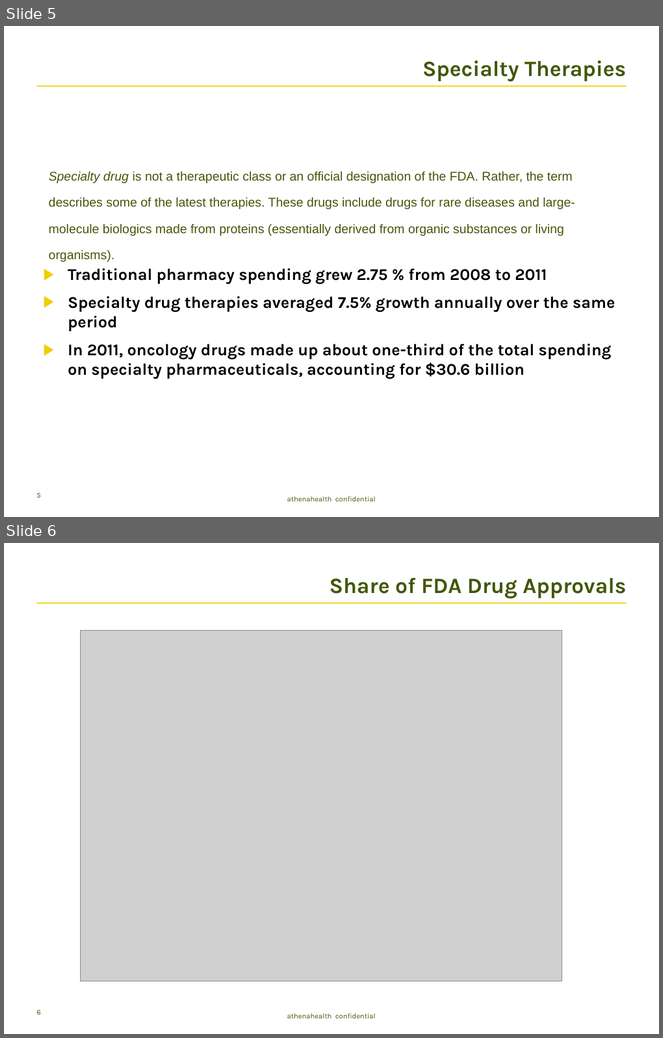
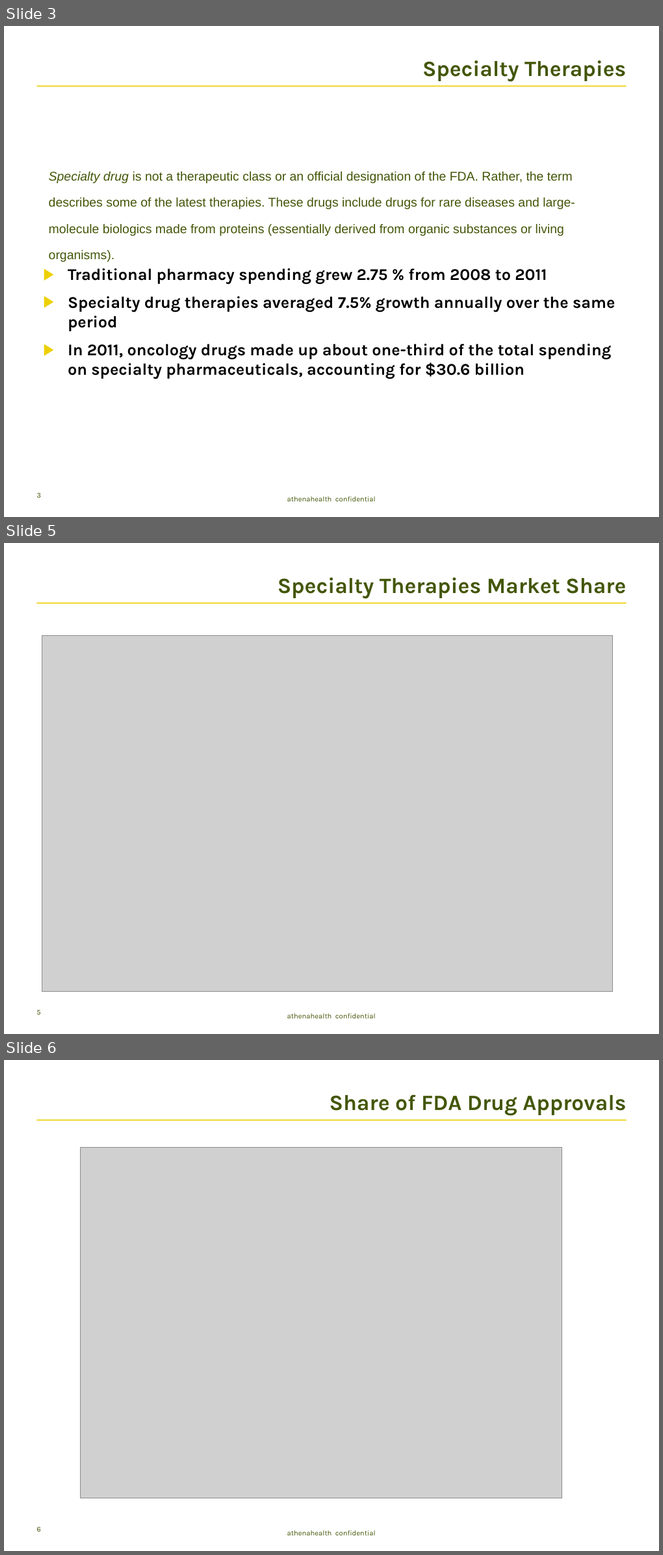
Before and after one commit to tpbrennan/fda, a slide deck: pubs/pharma.pptx. Shown one above the other, each under a label of ours: slides 5 and 6 before the commit, slides 3, 5 and 6 after it; the slides between them are not shown. The pictures are 663x1038 and 663x1555 pixels, drawn with LibreOffice and Linux fonts; fonts in the diff are those of the drawing; grey boxes stand for pictures; background and template pictures are left out. Boxes give left, top, right and bottom in pixels: in the first picture for what was removed or moved away, otherwise in the second. Text is boxed around its words. In the diff, an @@ line names an element or a change of style, - is before the commit and + after.

```diff
--- a/pubs/pharma.pptx
+++ b/pubs/pharma.pptx
@@ slide 5 added at <box>4,543,659,1034</box>, background #FFFFFF; not listed: 2 template elements that a slide beside it also shows @@
@@ title added at <box>278,577,626,599</box>, 24 pt, text #435608, bold @@
+Specialty Therapies Market Share
@@ picture added at <box>42,636,612,991</box> @@
@@ page number added at <box>36,1010,40,1015</box>, 8 pt, text #435608 @@
+5
@@ what was slide 5 is now slide 3 @@
```
Also in this commit, not shown: 4 slides changed, 2 other slides added, 1 slide removed, 5 other files.
